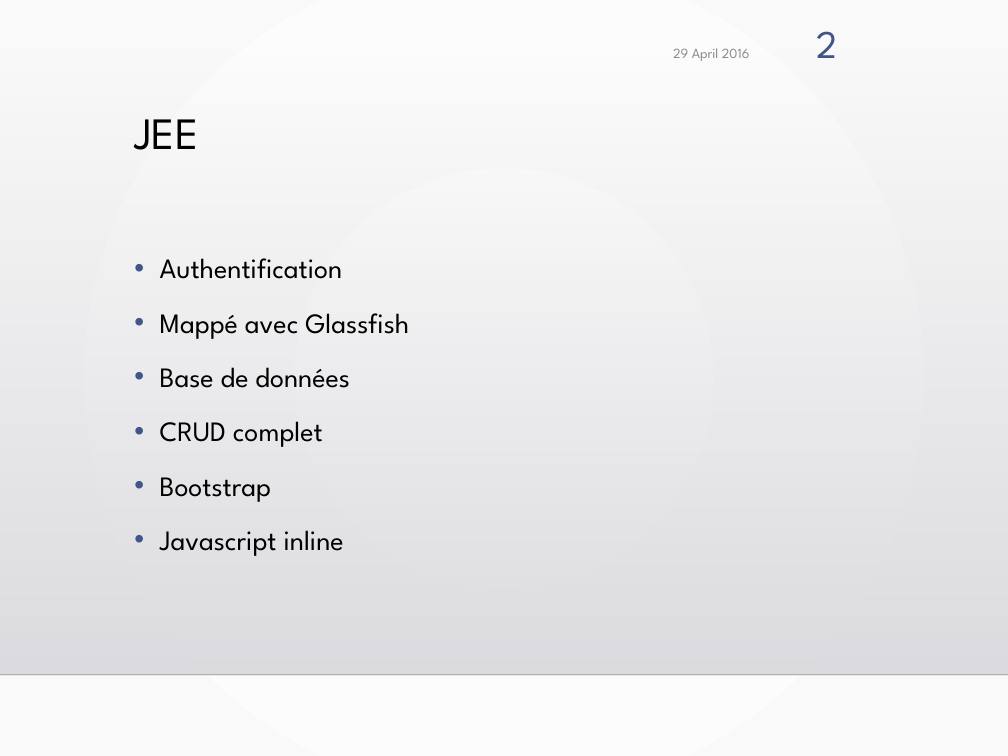
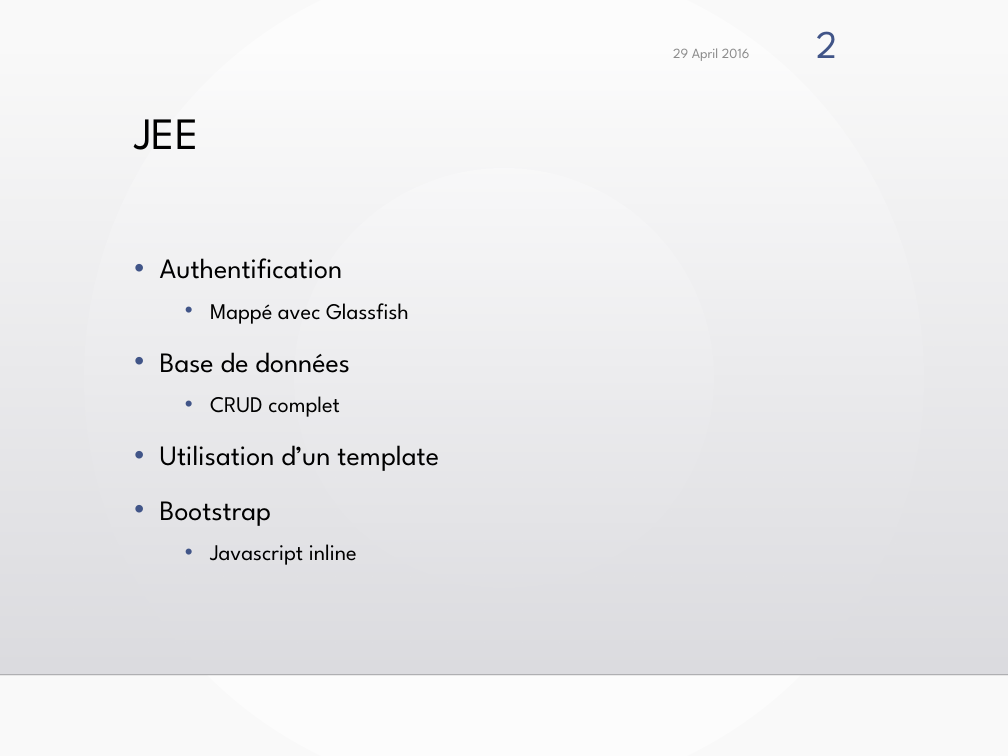
Before and after one commit to arkeine/JEE, a slide deck: slide 2 of presentation.pptx. Drawn at 1008x756 pixels with LibreOffice and Linux fonts; fonts in the diff are those of the drawing; background and template pictures are left out. Boxes give left, top, right and bottom in pixels: in the first picture for what was removed or moved away, otherwise in the second. Text is boxed around its words. In the diff, an @@ line names an element or a change of style, - is before the commit and + after.

Commit message:
/ presentation

```diff
--- a/presentation.pptx
+++ b/presentation.pptx
@@ text at [210, 303, 409, 565]: size 20 to 16 pt in "Mappé avec Glassfish", "CRUD complet", "Javascript inline"; list level 1 to 2 in "Mappé avec Glassfish"; list level 1 to 2 in "CRUD complet"; list level 1 to 2 in "Javascript inline" @@
@@ text at [160, 445, 439, 471]: paragraph added @@
+• Utilisation d’un template
```
Also in this commit, not shown: 1 other slide changed.
